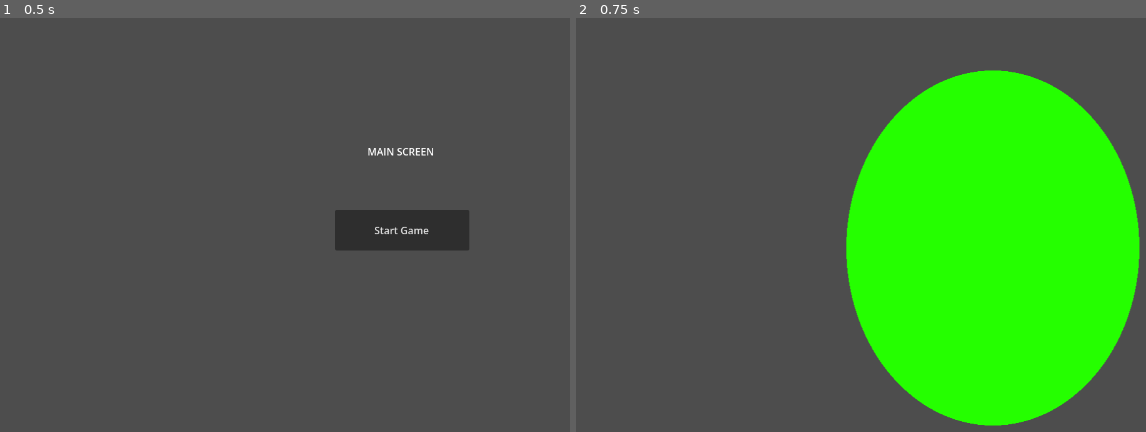
Above: before the commit, frames 1-2 (left to right).
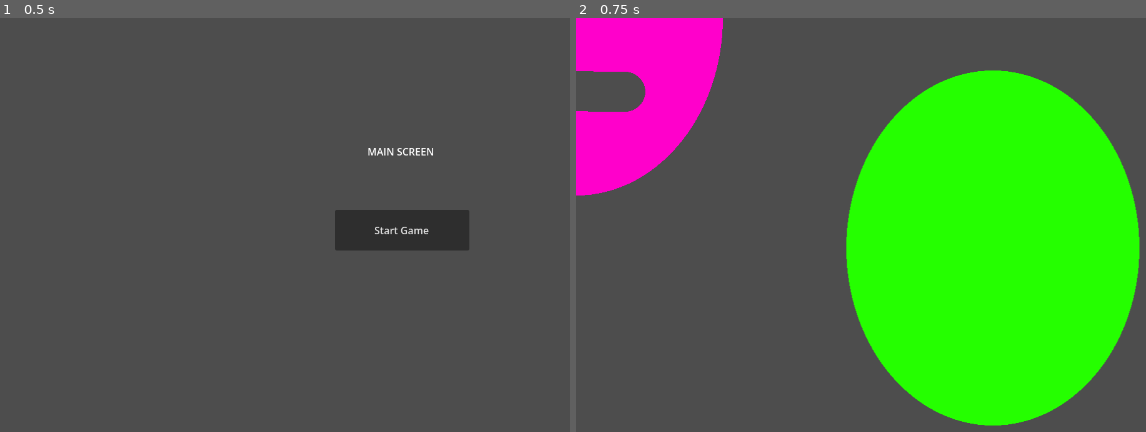
Above: after the commit, the same moments.

Repository: ericdsw/GameJam2026
Game: Godot game, scene res://Game.tscn
Two runs of this game, one before a commit and one after it. Both use one fixed random seed, a clock stepped at 60 frames per second and the inputs below.
Inputs:
- Up to frame 1 (0.5 s): no input
- Up to frame 2 (0.75 s): click "Start Game" at 0.5 s

Frame 1 is identical in both runs. In frame 2, 7.6% of the frame differs, in the area x 0-26%, y 0-43%.

Commit message:
Added base mask dragging behavior

Diff:
--- /dev/null
+++ b/Objects/Mask/Mask.gd
@@ -0,0 +1,33 @@
+class_name Mask
+extends Node2D
+
+
+var _dragging := false
+var _initial_drag_position := Vector2.ZERO
+var _initial_drag_self_pos := Vector2.ZERO
+
+
+func _on_sprite_2d_gui_input(event: InputEvent) -> void:
+	if event is InputEventMouseButton:
+		if event.button_index == MOUSE_BUTTON_LEFT and !_dragging and event.is_pressed():
+			_dragging = true
+			_initial_drag_position = get_global_mouse_position()
+			_initial_drag_self_pos = global_position
+		elif event.button_index == MOUSE_BUTTON_LEFT and _dragging and !event.is_pressed():
+			_dragging = false
+	elif event is InputEventMouseMotion:
+		if _dragging:
+			var _movement_vector := get_global_mouse_position() - _initial_drag_position
+			global_position = _initial_drag_self_pos + _movement_vector
+
+
+func _on_sprite_2d_button_down() -> void:
+	_dragging = true
+	_initial_drag_position = get_global_mouse_position()
+	_initial_drag_self_pos = global_position
+
+
+func _on_sprite_2d_button_up() -> void:
+	_dragging = false
+	_initial_drag_position = Vector2.ZERO
+	_initial_drag_self_pos = Vector2.ZERO
--- /dev/null
+++ b/Objects/Mask/Mask.tscn
@@ -0,0 +1,24 @@
+[gd_scene format=3 uid="uid://csgwsfnk31gor"]
+
+[ext_resource type="Script" uid="uid://bigpkf5k3pkjf" path="res://Objects/Mask/Mask.gd" id="1_uxyop"]
+[ext_resource type="Texture2D" uid="uid://ds4m6ed0n4g6x" path="res://mask.png" id="2_3kh16"]
+[ext_resource type="BitMap" uid="uid://lf7vi41k8kgl" path="res://mask_click_mask.png" id="3_3kh16"]
+
+[node name="Mask" type="Node2D" unique_id=775272652]
+script = ExtResource("1_uxyop")
+
+[node name="Sprite2D" type="TextureButton" parent="." unique_id=1015226943]
+offset_left = -244.0
+offset_top = -294.0
+offset_right = 245.0
+offset_bottom = 294.0
+texture_normal = ExtResource("2_3kh16")
+texture_pressed = ExtResource("2_3kh16")
+texture_hover = ExtResource("2_3kh16")
+texture_disabled = ExtResource("2_3kh16")
+texture_focused = ExtResource("2_3kh16")
+texture_click_mask = ExtResource("3_3kh16")
+
+[connection signal="button_down" from="Sprite2D" to="." method="_on_sprite_2d_button_down"]
+[connection signal="button_up" from="Sprite2D" to="." method="_on_sprite_2d_button_up"]
+[connection signal="gui_input" from="Sprite2D" to="." method="_on_sprite_2d_gui_input"]
--- a/Screens/FaceScreen/FaceScreen.tscn
+++ b/Screens/FaceScreen/FaceScreen.tscn
@@ -2,9 +2,12 @@
 
 [ext_resource type="Script" uid="uid://0aacoajwpd32" path="res://Screens/FaceScreen/FaceScreen.gd" id="1_35dty"]
 [ext_resource type="PackedScene" uid="uid://c3n2nt44q0jua" path="res://Objects/Face/Face.tscn" id="1_rnw1p"]
+[ext_resource type="PackedScene" uid="uid://csgwsfnk31gor" path="res://Objects/Mask/Mask.tscn" id="3_ubqpy"]
 
 [node name="FaceScreen" type="Node2D" unique_id=1155746004]
 script = ExtResource("1_35dty")
 
 [node name="Face" parent="." unique_id=880044491 instance=ExtResource("1_rnw1p")]
 position = Vector2(667, 368)
+
+[node name="Mask" parent="." unique_id=775272652 instance=ExtResource("3_ubqpy")]
Not shown, added: Objects/Mask/Mask.gd.uid
Binary file added: mask.png
Not shown, added: mask.png.import
Binary file added: mask_click_mask.png
Not shown, added: mask_click_mask.png.import
